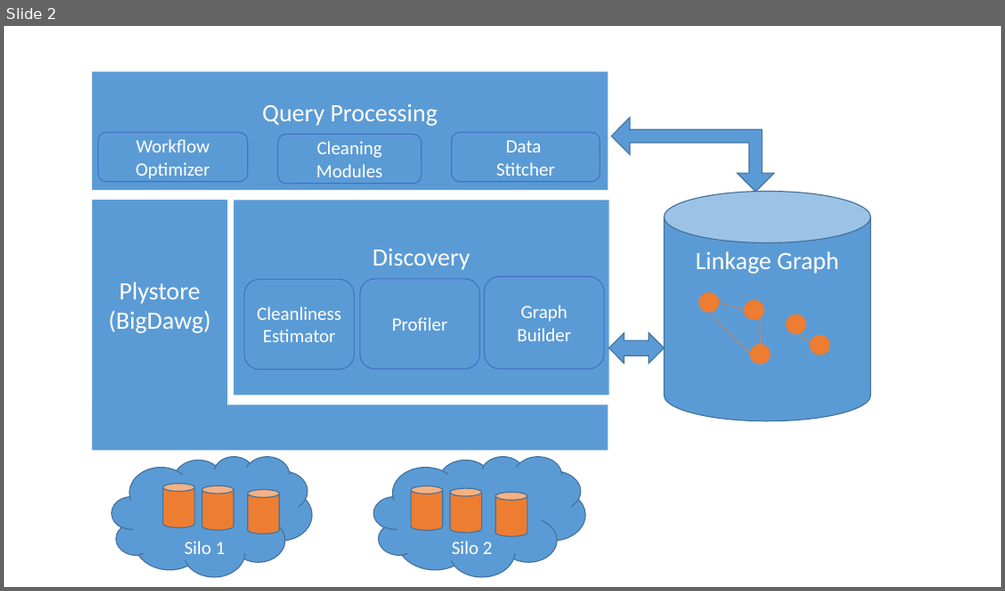
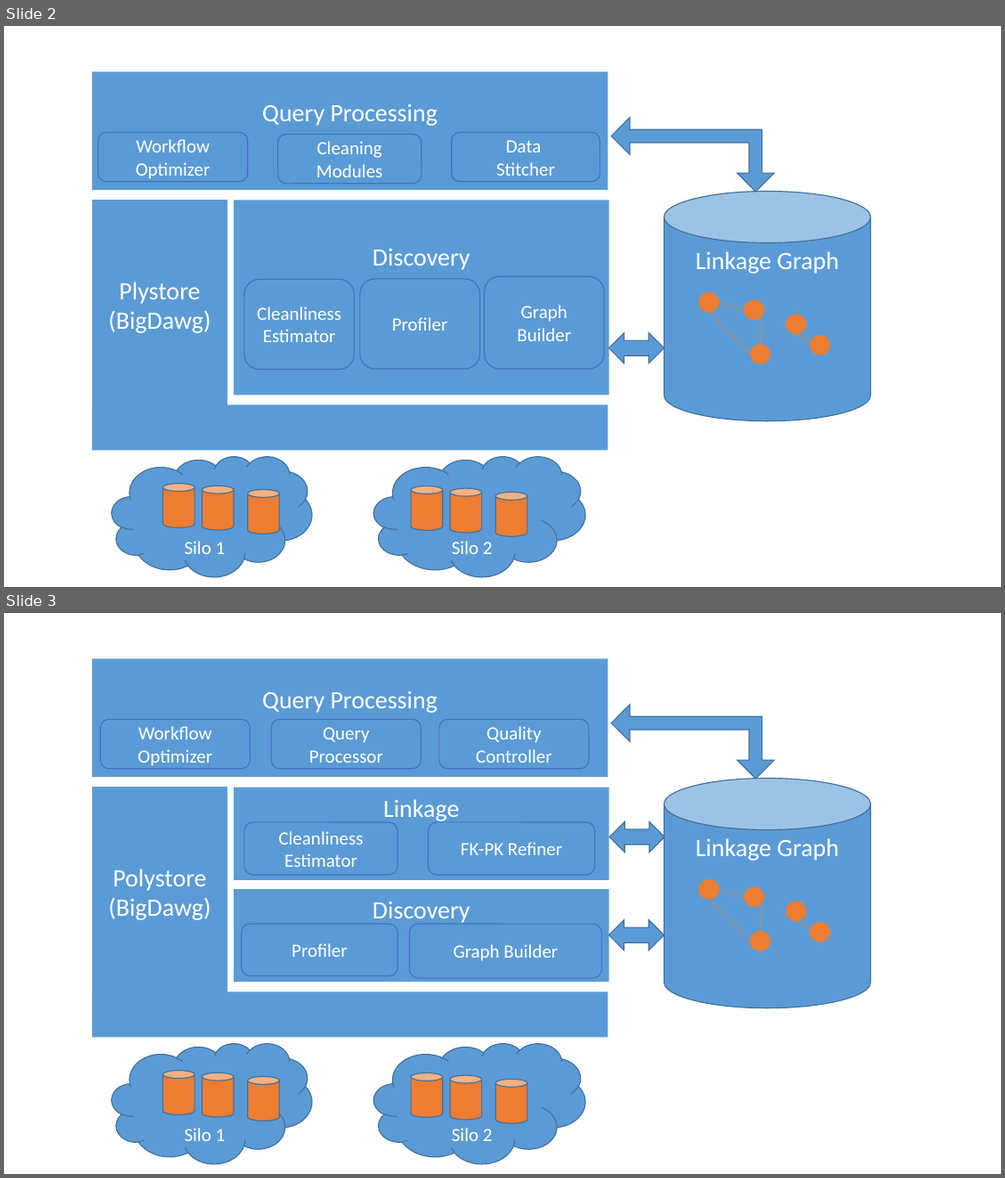
Before and after one commit to qcri/DataCivilizer, a slide deck: figs.pptx. Shown one above the other, each under a label of ours: slide 2 before the commit, slides 2 and 3 after it. The pictures are 1005x591 and 1005x1178 pixels, drawn with LibreOffice and Linux fonts; fonts in the diff are those of the drawing. Boxes give left, top, right and bottom in pixels: in the first picture for what was removed or moved away, otherwise in the second. Text is boxed around its words. In the diff, an @@ line names an element or a change of style, - is before the commit and + after.

```diff
--- a/figs.pptx
+++ b/figs.pptx
@@ slide 3 added at (x1=4, y1=613, x2=1001, y2=1174), background #FFFFFF @@
@@ group added at (x1=92, y1=658, x2=871, y2=1163): 7 cylinders, 5 ellipses, 4 rectangles, 4 lines, 3 rounded rectangles, 2 clouds, 1 left up arrow, 1 left right arrow @@
+Discovery
+Silo 1
+Silo 2
+Linkage Graph
+Polystore
+(BigDawg)
+Query Processing
+Profiler
+Graph Builder
+Workflow Optimizer
@@ rounded rectangle added at (x1=272, y1=719, x2=421, y2=769), fill #5B9BD5, outline #4472C4 1 pt, 18 pt, text #FFFFFF @@
+Query
+Processor
@@ rounded rectangle added at (x1=439, y1=719, x2=589, y2=769), fill #5B9BD5, outline #4472C4 1 pt, 18 pt, text #FFFFFF @@
+Quality Controller
@@ rectangle added at (x1=234, y1=787, x2=609, y2=880), fill #5B9BD5, 24 pt, text #FFFFFF @@
+Linkage
@@ rounded rectangle added at (x1=244, y1=822, x2=397, y2=875), fill #5B9BD5, outline #4472C4 1 pt, 18 pt, text #FFFFFF @@
+Cleanliness Estimator
@@ rounded rectangle added at (x1=428, y1=822, x2=595, y2=875), fill #5B9BD5, outline #4472C4 1 pt, 18 pt, text #FFFFFF @@
+FK-PK Refiner
@@ left right arrow added at (x1=610, y1=821, x2=665, y2=852), fill #5B9BD5, outline #43739E 1 pt @@
```
Also in this commit, not shown: 2 other files.
